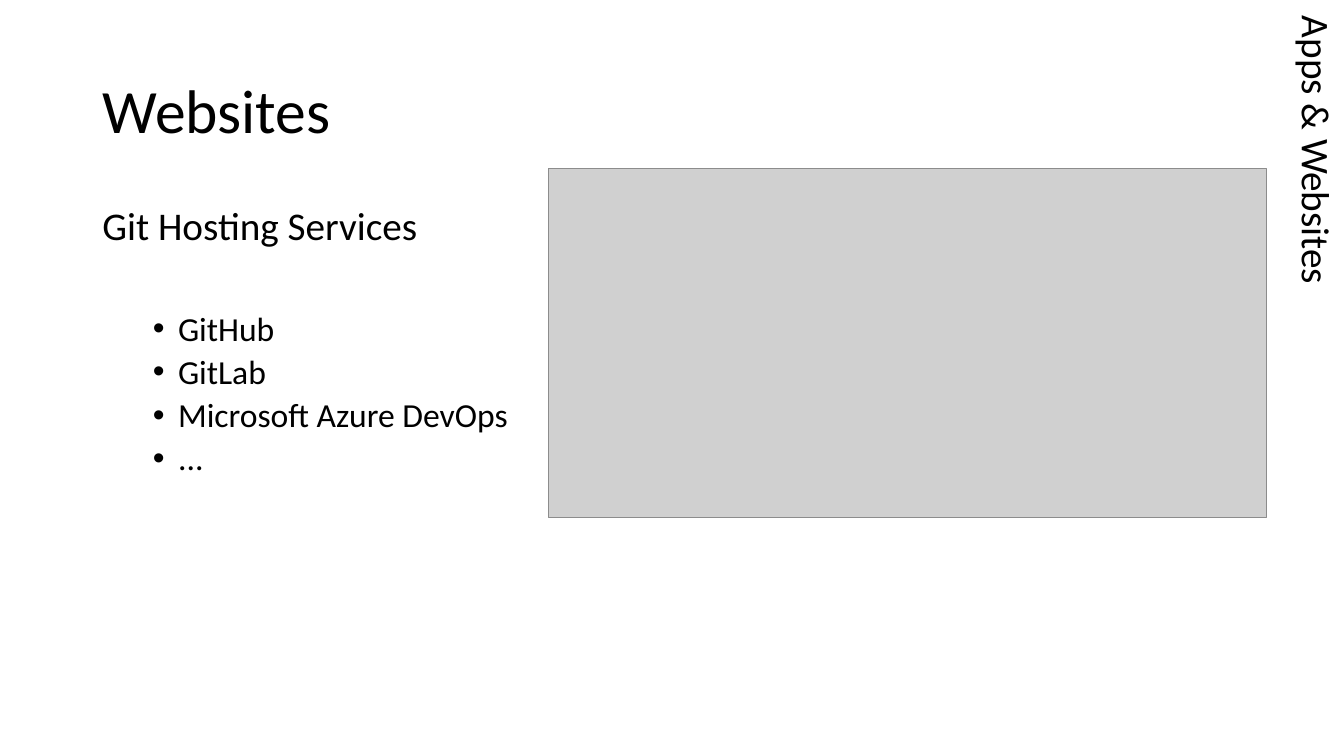
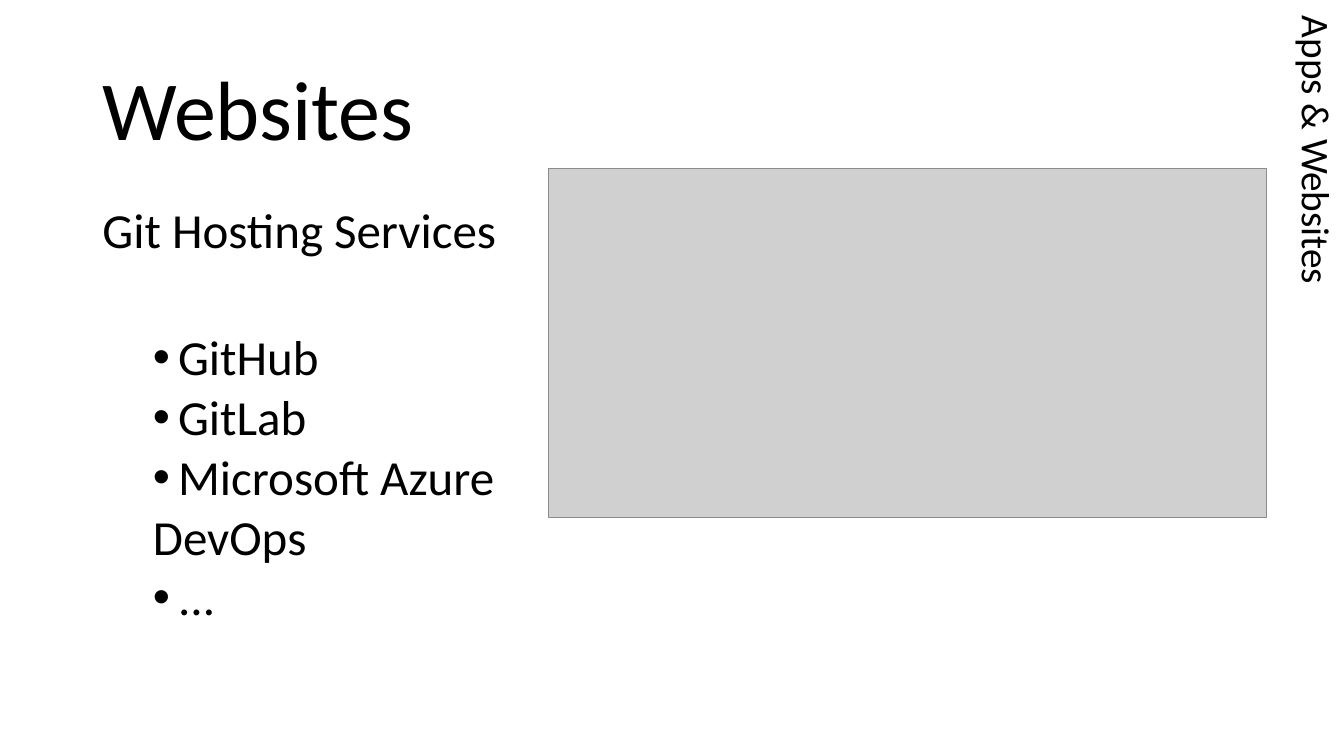
Before and after one commit to HunteRoi/git-training, a slide deck: slide 31 of Formation Git.pptx. Drawn at 1344x756 pixels with LibreOffice and Linux fonts; fonts in the diff are those of the drawing; grey boxes stand for pictures. Boxes give left, top, right and bottom in pixels: in the first picture for what was removed or moved away, otherwise in the second. Text is boxed around its words. In the diff, an @@ line names an element or a change of style, - is before the commit and + after.

```diff
--- a/Formation Git.pptx
+++ b/Formation Git.pptx
@@ title "Websites" at box(102, 81, 413, 141): size 44 to 60 pt @@
@@ text at box(102, 214, 496, 436): size 28 to 35 pt in "Git Hosting Services"; size 24 to 35 pt in "GitHub", "GitLab", "..." @@
@@ text at box(153, 461, 494, 563): text changed; size 24 to 35 pt @@
-  • Microsoft Azure DevOps
+  • Microsoft Azure
+  DevOps
```
Also in this commit, not shown: 32 other slides changed.
